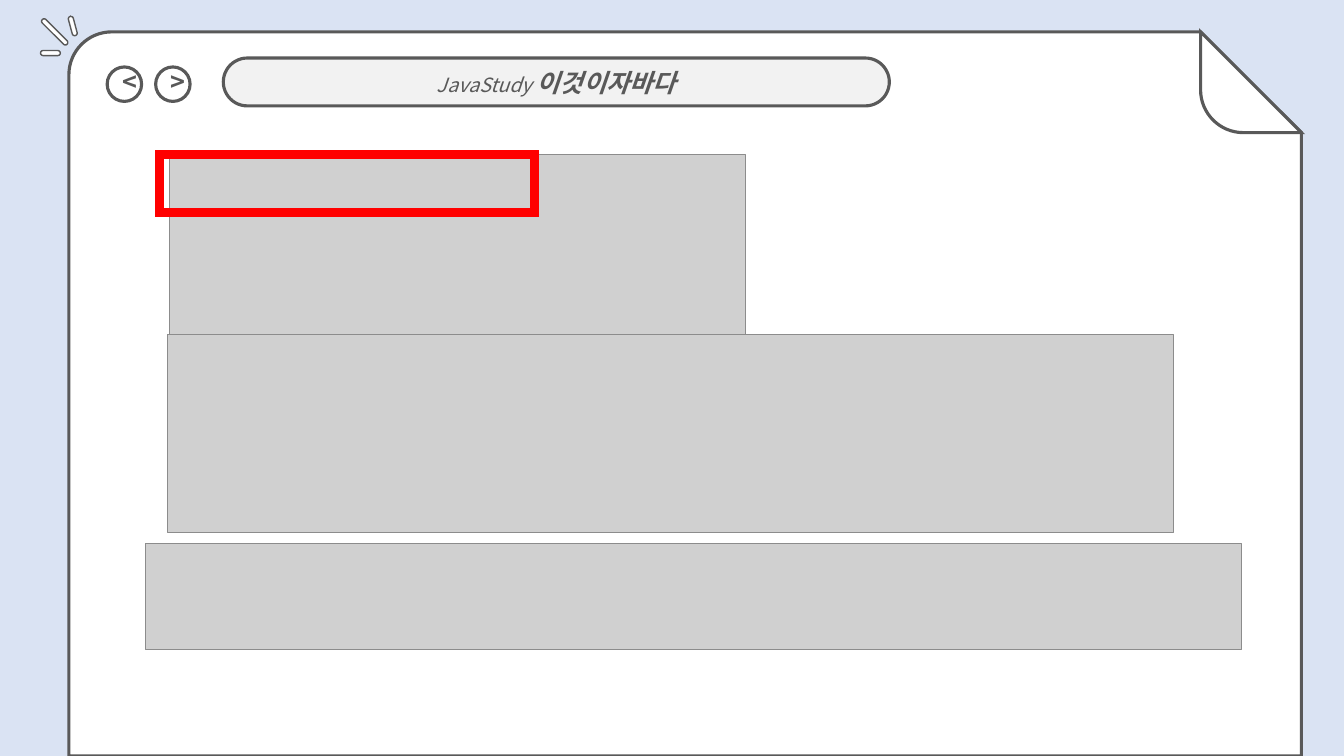
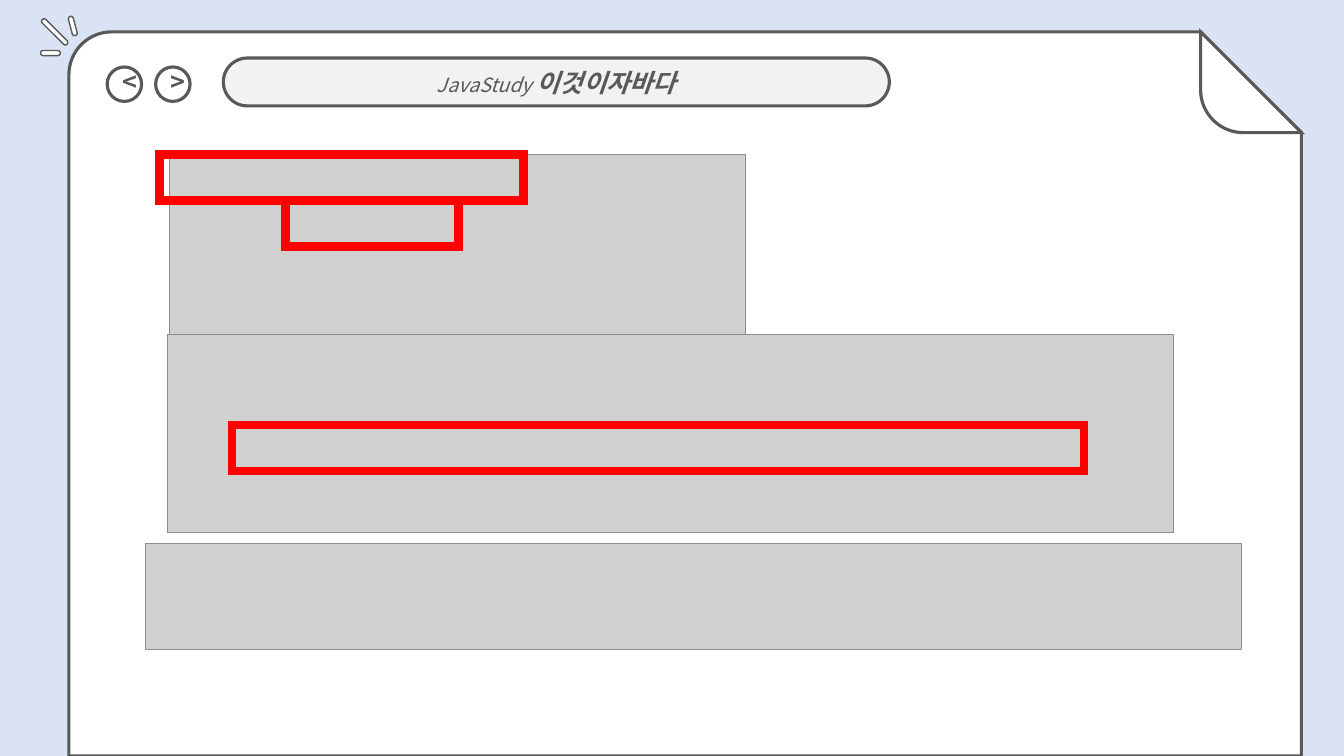
Before and after one commit to jihyyeshin/2019-1-Javastudy, a slide deck: slide 8 of 4주차/4.4 신지혜 발표자료.pptx. Drawn at 1344x756 pixels with LibreOffice and Linux fonts; fonts in the diff are those of the drawing; grey boxes stand for pictures. Boxes give left, top, right and bottom in pixels: in the first picture for what was removed or moved away, otherwise in the second. Text is boxed around its words. In the diff, an @@ line names an element or a change of style, - is before the commit and + after.

```diff
--- a/4주차/4.4 신지혜 발표자료.pptx
+++ b/4주차/4.4 신지혜 발표자료.pptx
@@ rectangle: place and size @@
-rectangle at box(159, 154, 534, 212)
+rectangle at box(159, 154, 523, 201)
@@ rectangle added at box(285, 201, 459, 247), outline #FF0000 6 pt @@
@@ rectangle added at box(232, 425, 1084, 472), outline #FF0000 6 pt @@
```
Also in this commit, not shown: 7 other slides changed, 1 slide added, 1 slide removed.
